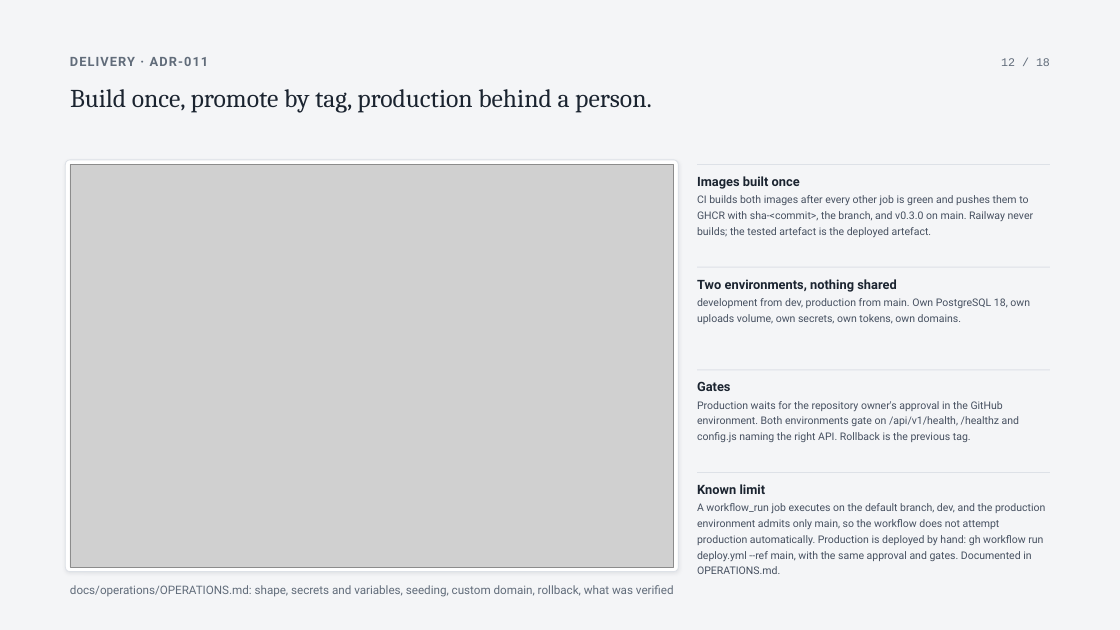
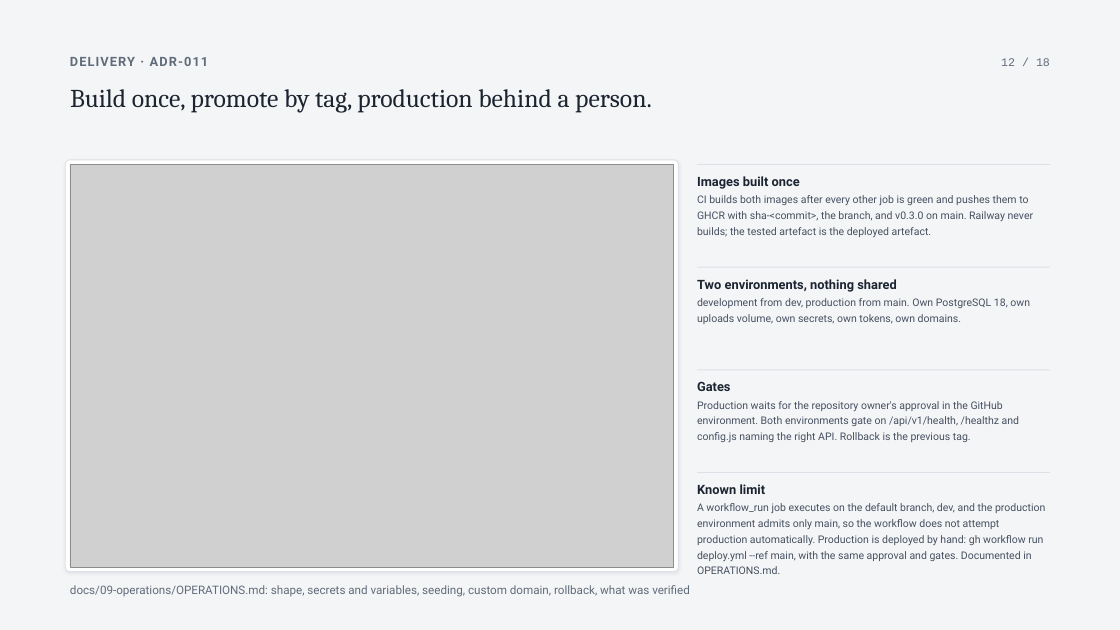
Before and after one commit to SuhaasNv/permitflow, a slide deck: slide 12 of docs/13-debrief/technical-deck/PermitFlow-technical.pptx. Drawn at 1120x630 pixels with LibreOffice and Linux fonts; fonts in the diff are those of the drawing; grey boxes stand for pictures. Boxes give left, top, right and bottom in pixels: in the first picture for what was removed or moved away, otherwise in the second. Text is boxed around its words. In the diff, an @@ line names an element or a change of style, - is before the commit and + after.

Commit message:
docs: technical deck follows the numbered folders

```diff
--- a/docs/13-debrief/technical-deck/PermitFlow-technical.pptx
+++ b/docs/13-debrief/technical-deck/PermitFlow-technical.pptx
@@ text at box(70, 585, 690, 597): text changed @@
-docs/operations/OPERATIONS.md: shape, secrets and variables, seeding, custom domain, rollback, what was verified
+docs/09-operations/OPERATIONS.md: shape, secrets and variables, seeding, custom domain, rollback, what was verified
```
Also in this commit, not shown: 7 other slides changed, 1 other file.
